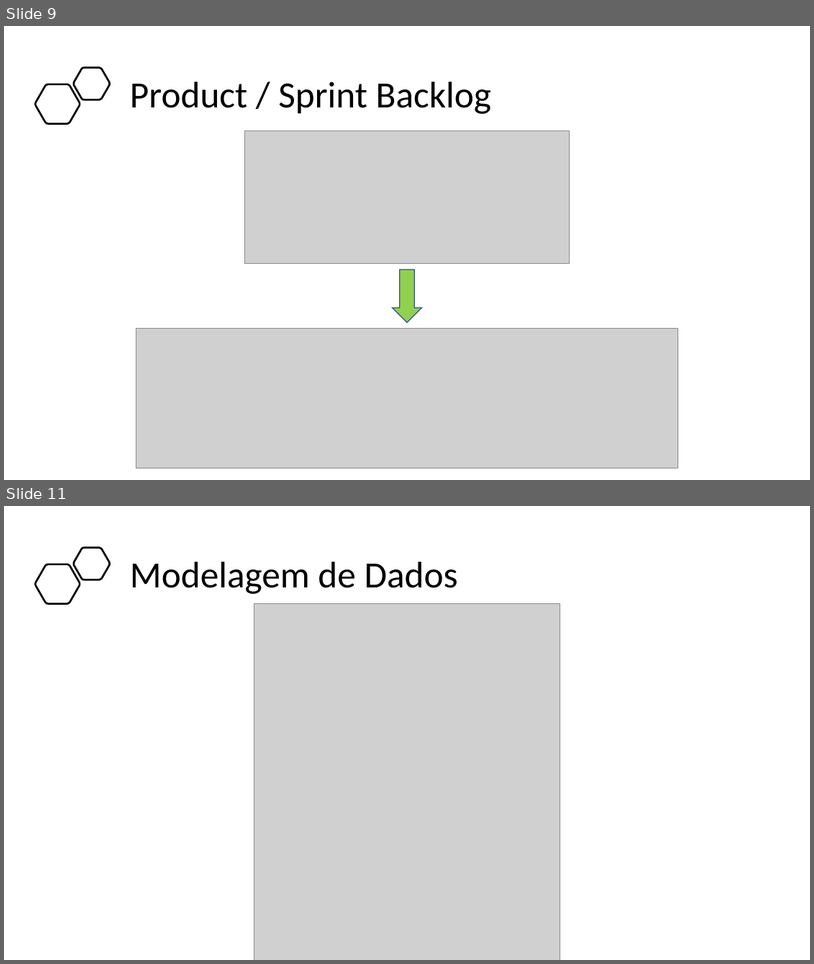
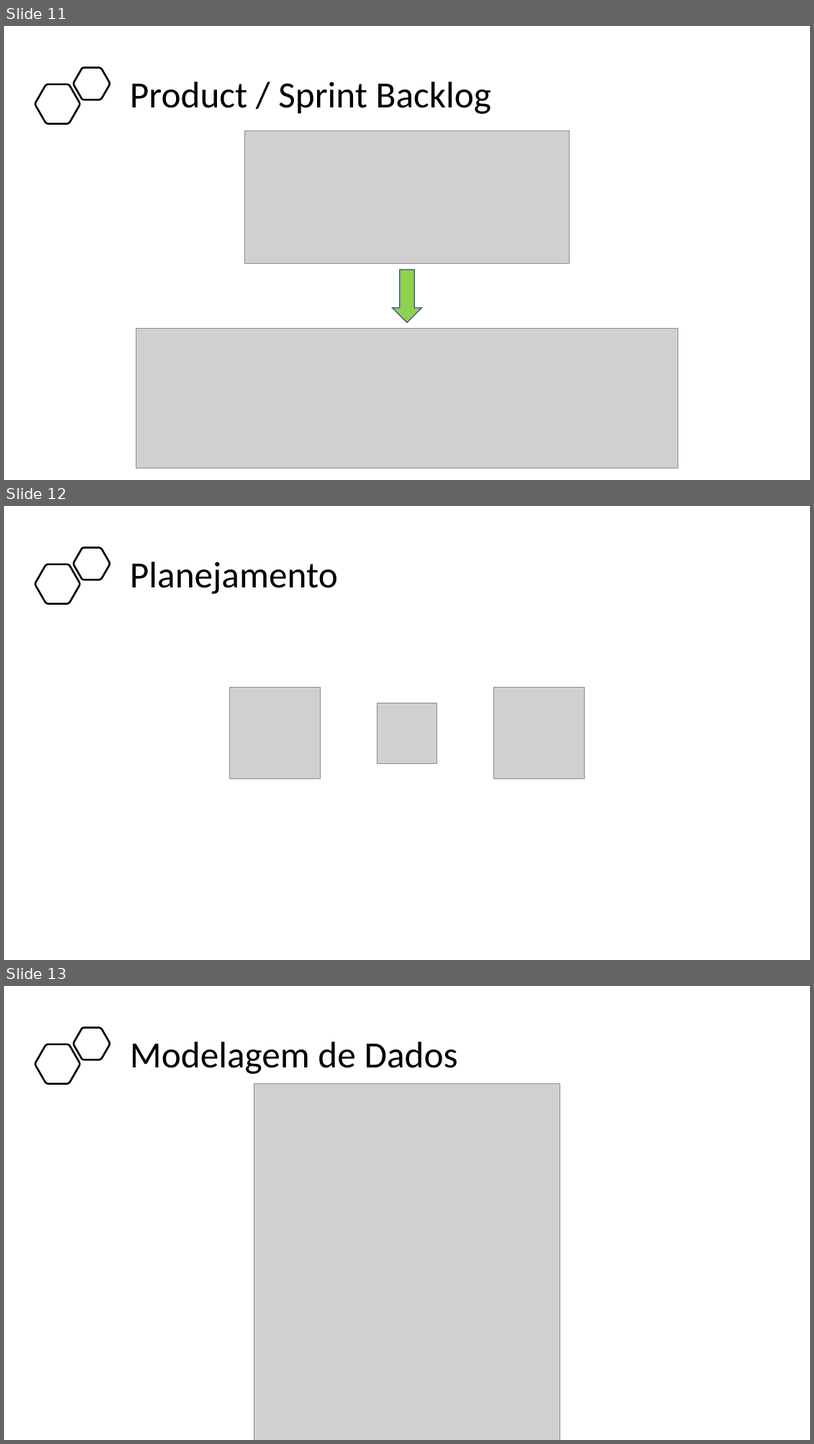
Before and after one commit to BandTec/project-hunter, a slide deck: Documentação/Apresentação - Sprint 3.pptx. Shown one above the other, each under a label of ours: slides 9 and 11 before the commit, slides 11, 12 and 13 after it; the slides between them are not shown. The pictures are 814x964 and 814x1444 pixels, drawn with LibreOffice and Linux fonts; fonts in the diff are those of the drawing; grey boxes stand for pictures. Boxes give left, top, right and bottom in pixels: in the first picture for what was removed or moved away, otherwise in the second. Text is boxed around its words. In the diff, an @@ line names an element or a change of style, - is before the commit and + after.

```diff
--- a/Documentação/Apresentação - Sprint 3.pptx
+++ b/Documentação/Apresentação - Sprint 3.pptx
@@ slide 12 added at <box>4,506,810,960</box>, background #FFFFFF @@
@@ freeform shape added at <box>74,548,110,580</box>, outline #000000 2.25 pt @@
@@ freeform shape added at <box>36,564,80,603</box>, outline #000000 2.25 pt @@
@@ title added at <box>130,561,338,594</box>, 44 pt, text #000000 @@
+Planejamento
@@ picture added at <box>229,687,320,778</box> @@
@@ picture added at <box>494,687,585,778</box> @@
@@ picture added at <box>377,703,437,763</box> @@
@@ what was slide 9 is now slide 11 @@
@@ what was slide 11 is now slide 13 @@
```
Also in this commit, not shown: 2 slides changed, 1 other slide added, 2 other files.
